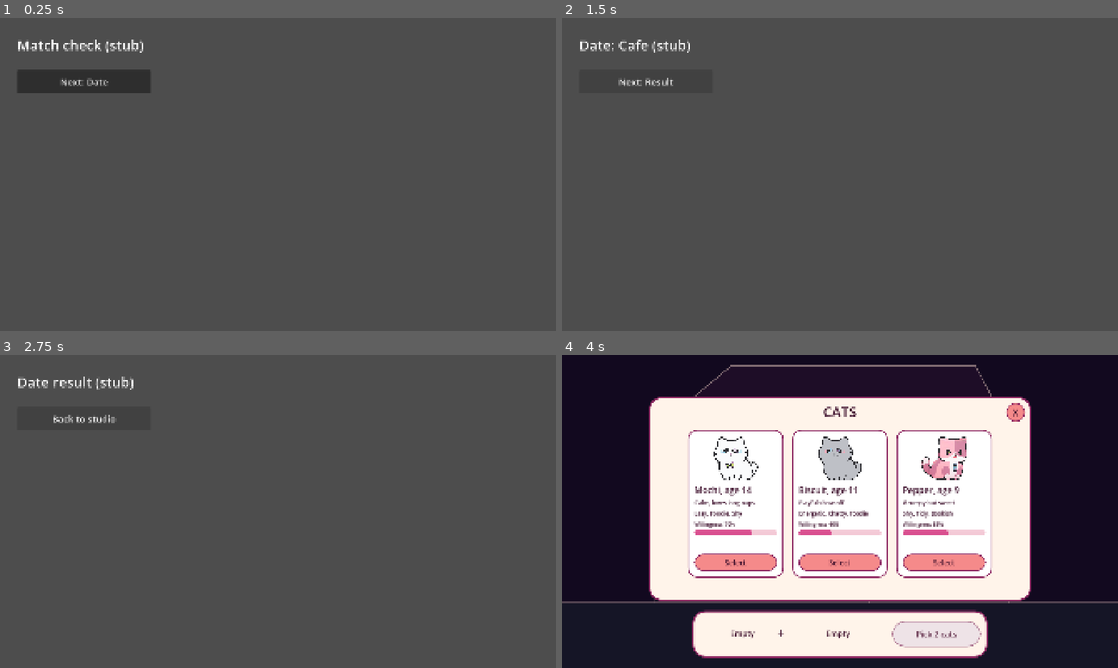
Above: before the commit, frames 1-4 (two rows, left to right).
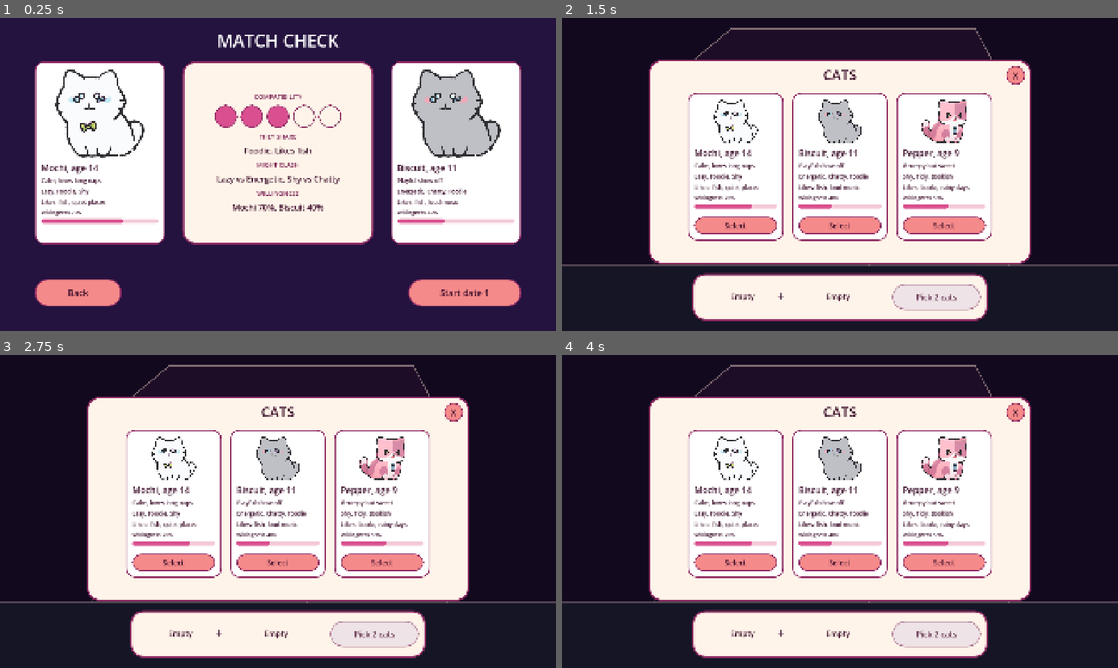
Above: after the commit, the same moments.

Repository: aruorg/pawfect-match-game
Game: Godot game, scene res://scenes/match_check.tscn
Same seed, same stepped clock (60 frames per second), same inputs: the game is played once before the commit and once after it. This scene is started directly instead of the project's main scene.
Inputs (mouse positions are in pixels of both pictures, inside the frame that each line leads up to):
- Up to frame 1 (0.25 s): no input
- Up to frame 2 (1.5 s): click (639, 293) at 0.5 s, where only the run after the commit has a clickable "Back"; click (645, 80) at 1.25 s, where only the run before the commit has a clickable "Next: Date"
- Up to frame 3 (2.75 s): click (83, 417) at 2 s, where only the run before the commit has a clickable "Next: Result"
- Up to frame 4 (4 s): click (645, 417) at 2.75 s, where only the run before the commit has a clickable "Back to studio"; click (884, 495) at 3.52 s

The runs differ from the first frame. In frame 1, 100% of the frame differs, in the area x 0-100%, y 0-100%; in frame 2, 99%; in frame 3, 99%; in frame 4, 2.0%.

Commit message:
Build match check with compatibility formula
Co-Authored-By: Claude Fable 5.2 <noreply@anthropic.com>

Diff:
--- a/scenes/cat_card.tscn
+++ b/scenes/cat_card.tscn
@@ -40,6 +40,12 @@
 text = "Trait, Trait, Trait"
 autowrap_mode = 3
 
+[node name="LikesLabel" type="Label" parent="Margin/Rows"]
+layout_mode = 2
+theme_override_font_sizes/font_size = 20
+text = "Likes: thing, thing"
+autowrap_mode = 3
+
 [node name="WillingnessLabel" type="Label" parent="Margin/Rows"]
 layout_mode = 2
 theme_override_font_sizes/font_size = 18
--- a/scenes/match_check.tscn
+++ b/scenes/match_check.tscn
@@ -1,6 +1,8 @@
-[gd_scene load_steps=2 format=3]
+[gd_scene load_steps=4 format=3]
 
 [ext_resource type="Script" path="res://scripts/match_check.gd" id="1_script"]
+[ext_resource type="Theme" path="res://assets/ui/lofi_theme.tres" id="2_theme"]
+[ext_resource type="PackedScene" path="res://scenes/cat_card.tscn" id="3_card"]
 
 [node name="MatchCheck" type="Control"]
 layout_mode = 3
@@ -9,24 +11,130 @@
 anchor_bottom = 1.0
 grow_horizontal = 2
 grow_vertical = 2
+theme = ExtResource("2_theme")
 script = ExtResource("1_script")
+
+[node name="Background" type="ColorRect" parent="."]
+layout_mode = 1
+anchors_preset = 15
+anchor_right = 1.0
+anchor_bottom = 1.0
+grow_horizontal = 2
+grow_vertical = 2
+color = Color(0.141, 0.071, 0.247, 1)
 
 [node name="TitleLabel" type="Label" parent="."]
 layout_mode = 0
-offset_left = 60.0
-offset_top = 60.0
-offset_right = 1000.0
-offset_bottom = 140.0
-theme_override_font_sizes/font_size = 48
-text = "Match check (stub)"
+offset_top = 36.0
+offset_right = 1920.0
+offset_bottom = 120.0
+theme_override_colors/font_color = Color(1, 1, 1, 1)
+theme_override_font_sizes/font_size = 60
+text = "MATCH CHECK"
+horizontal_alignment = 1
 
-[node name="NextButton" type="Button" parent="."]
+[node name="CardA" parent="." instance=ExtResource("3_card")]
 layout_mode = 0
-offset_left = 60.0
-offset_top = 180.0
-offset_right = 520.0
-offset_bottom = 260.0
-theme_override_font_sizes/font_size = 32
-text = "Next: Date"
+offset_left = 120.0
+offset_top = 150.0
+offset_right = 570.0
+offset_bottom = 780.0
 
-[connection signal="pressed" from="NextButton" to="." method="_on_next_button_pressed"]
+[node name="CardB" parent="." instance=ExtResource("3_card")]
+layout_mode = 0
+offset_left = 1350.0
+offset_top = 150.0
+offset_right = 1800.0
+offset_bottom = 780.0
+
+[node name="InfoPanel" type="Panel" parent="."]
+layout_mode = 0
+offset_left = 630.0
+offset_top = 150.0
+offset_right = 1290.0
+offset_bottom = 780.0
+
+[node name="Rows" type="VBoxContainer" parent="InfoPanel"]
+layout_mode = 0
+offset_left = 30.0
+offset_top = 30.0
+offset_right = 630.0
+offset_bottom = 600.0
+theme_override_constants/separation = 14
+alignment = 1
+
+[node name="CompatibilityTitle" type="Label" parent="InfoPanel/Rows"]
+layout_mode = 2
+theme_override_colors/font_color = Color(0.478, 0.122, 0.322, 1)
+theme_override_font_sizes/font_size = 22
+text = "COMPATIBILITY"
+horizontal_alignment = 1
+
+[node name="Hearts" type="HBoxContainer" parent="InfoPanel/Rows"]
+custom_minimum_size = Vector2(0, 78)
+layout_mode = 2
+theme_override_constants/separation = 12
+alignment = 1
+
+[node name="SharedTitle" type="Label" parent="InfoPanel/Rows"]
+layout_mode = 2
+theme_override_colors/font_color = Color(0.478, 0.122, 0.322, 1)
+theme_override_font_sizes/font_size = 22
+text = "THEY SHARE"
+horizontal_alignment = 1
+
+[node name="SharedLabel" type="Label" parent="InfoPanel/Rows"]
+layout_mode = 2
+theme_override_font_sizes/font_size = 28
+text = "Shared things"
+horizontal_alignment = 1
+autowrap_mode = 3
+
+[node name="ClashTitle" type="Label" parent="InfoPanel/Rows"]
+layout_mode = 2
+theme_override_colors/font_color = Color(0.478, 0.122, 0.322, 1)
+theme_override_font_sizes/font_size = 22
+text = "MIGHT CLASH"
+horizontal_alignment = 1
+
+[node name="ClashLabel" type="Label" parent="InfoPanel/Rows"]
+layout_mode = 2
+theme_override_font_sizes/font_size = 28
+text = "Clashes"
+horizontal_alignment = 1
+autowrap_mode = 3
+
+[node name="WillingnessTitle" type="Label" parent="InfoPanel/Rows"]
+layout_mode = 2
+theme_override_colors/font_color = Color(0.478, 0.122, 0.322, 1)
+theme_override_font_sizes/font_size = 22
+text = "WILLINGNESS"
+horizontal_alignment = 1
+
+[node name="WillingnessLabel" type="Label" parent="InfoPanel/Rows"]
+layout_mode = 2
+theme_override_font_sizes/font_size = 28
+text = "Cat 0%, Cat 0%"
+horizontal_alignment = 1
+autowrap_mode = 3
+
+[node name="BackButton" type="Button" parent="."]
+layout_mode = 0
+offset_left = 120.0
+offset_top = 900.0
+offset_right = 420.0
+offset_bottom = 996.0
+theme_override_font_sizes/font_size = 30
+text = "Back"
+
+[node name="StartDateButton" type="Button" parent="."]
+layout_mode = 0
+offset_left = 1410.0
+offset_top = 900.0
+offset_right = 1800.0
+offset_bottom = 996.0
+theme_override_font_sizes/font_size = 30
+text = "Start date 1"
+
+[connection signal="pressed" from="BackButton" to="." method="_on_back_button_pressed"]
+[connection signal="pressed" from="StartDateButton" to="." method="_on_start_date_button_pressed"]
--- a/scripts/cat_card.gd
+++ b/scripts/cat_card.gd
@@ -15,6 +15,7 @@
 @onready var name_label: Label = $Margin/Rows/NameLabel
 @onready var personality_label: Label = $Margin/Rows/PersonalityLabel
 @onready var traits_label: Label = $Margin/Rows/TraitsLabel
+@onready var likes_label: Label = $Margin/Rows/LikesLabel
 @onready var willingness_label: Label = $Margin/Rows/WillingnessLabel
 @onready var willingness_bar: ProgressBar = $Margin/Rows/WillingnessBar
 @onready var select_button: Button = $Margin/Rows/SelectButton
@@ -29,8 +30,16 @@
 	personality_label.text = cat["personality"]
 	# join() glues the list of traits into one text: "Lazy, Foodie, Shy"
 	traits_label.text = ", ".join(PackedStringArray(cat["traits"]))
+	likes_label.text = "Likes: " + ", ".join(PackedStringArray(cat["likes"]))
 	willingness_label.text = "Willingness %d%%" % cat["willingness"]
 	willingness_bar.value = cat["willingness"]
+
+
+## Turns the card into a "just looking" card for screens where the cat is
+## already picked: no Select button, and a bigger portrait.
+func show_as_profile() -> void:
+	select_button.hide()
+	portrait.custom_minimum_size.y = 315
 
 
 ## Changes how the card looks when its cat is picked or not picked.
--- /dev/null
+++ b/scripts/compatibility.gd
@@ -0,0 +1,46 @@
+class_name Compatibility
+extends RefCounted
+## Works out how well two cats fit together.
+##
+## The rule: start at 3 hearts, add 1 for every trait or like the cats share,
+## take away 1 for every clash, and keep the result between 0 and 5.
+## Other scripts use it with: Compatibility.check(cat_a, cat_b)
+
+const START_HEARTS := 3
+const MAX_HEARTS := 5
+
+## Pairs of opposite traits. If one cat has the first trait and the other cat
+## has the second (or the other way round), that counts as one clash.
+const CLASHES := [
+	["Lazy", "Energetic"],
+	["Shy", "Chatty"],
+]
+
+
+## Compares two cats and returns a Dictionary with three entries:
+##   "hearts":  a number from 0 to 5
+##   "shared":  a list of texts, for example ["Foodie", "Likes fish"]
+##   "clashes": a list of texts, for example ["Lazy vs Energetic"]
+static func check(cat_a: Dictionary, cat_b: Dictionary) -> Dictionary:
+	var shared: Array = []
+	for trait_name in cat_a["traits"]:
+		if cat_b["traits"].has(trait_name):
+			shared.append(trait_name)
+	for like in cat_a["likes"]:
+		if cat_b["likes"].has(like):
+			shared.append("Likes " + like)
+
+	var clashes: Array = []
+	for pair in CLASHES:
+		var first: String = pair[0]
+		var second: String = pair[1]
+		# The text always names cat A's trait first.
+		if cat_a["traits"].has(first) and cat_b["traits"].has(second):
+			clashes.append("%s vs %s" % [first, second])
+		elif cat_a["traits"].has(second) and cat_b["traits"].has(first):
+			clashes.append("%s vs %s" % [second, first])
+
+	# clampi() keeps the number inside the range 0 to MAX_HEARTS.
+	var hearts: int = clampi(START_HEARTS + shared.size() - clashes.size(), 0, MAX_HEARTS)
+
+	return {"hearts": hearts, "shared": shared, "clashes": clashes}
--- a/scripts/match_check.gd
+++ b/scripts/match_check.gd
@@ -1,6 +1,73 @@
 extends Control
-## Match check screen. Stub for now: only a title and a button.
+## Match check screen: shows the two picked cats and how well they fit.
+
+## Hearts are drawn as circles for now (no heart picture yet).
+const HEART_SIZE := Vector2(78, 78)
+const HEART_FILLED_COLOR := Color(0.851, 0.31, 0.561)
+const HEART_BORDER_COLOR := Color(0.557, 0.165, 0.388)
+
+@onready var card_a = $CardA
+@onready var card_b = $CardB
+@onready var hearts_row: HBoxContainer = $InfoPanel/Rows/Hearts
+@onready var shared_label: Label = $InfoPanel/Rows/SharedLabel
+@onready var clash_label: Label = $InfoPanel/Rows/ClashLabel
+@onready var willingness_label: Label = $InfoPanel/Rows/WillingnessLabel
 
 
-func _on_next_button_pressed() -> void:
+func _ready() -> void:
+	# Normally the cat picker has stored a pair. If this screen is run on its
+	# own for testing (F6 in the editor), use the first two cats instead.
+	if GameState.cat_a.is_empty() or GameState.cat_b.is_empty():
+		GameState.cat_a = CatData.CATS[0]
+		GameState.cat_b = CatData.CATS[1]
+
+	var cat_a: Dictionary = GameState.cat_a
+	var cat_b: Dictionary = GameState.cat_b
+
+	card_a.setup(cat_a)
+	card_a.show_as_profile()
+	card_b.setup(cat_b)
+	card_b.show_as_profile()
+
+	# Ask the shared formula how well these two fit.
+	var result: Dictionary = Compatibility.check(cat_a, cat_b)
+	_show_hearts(result["hearts"])
+	shared_label.text = _as_text(result["shared"], "Nothing in common")
+	clash_label.text = _as_text(result["clashes"], "No clashes")
+	willingness_label.text = "%s %d%%, %s %d%%" % [
+		cat_a["name"], cat_a["willingness"],
+		cat_b["name"], cat_b["willingness"],
+	]
+
+
+## Draws the row of hearts: the first "filled_count" are filled, the rest empty.
+func _show_hearts(filled_count: int) -> void:
+	for i in Compatibility.MAX_HEARTS:
+		var style := StyleBoxFlat.new()
+		style.set_corner_radius_all(int(HEART_SIZE.x / 2))
+		style.set_border_width_all(4)
+		style.border_color = HEART_BORDER_COLOR
+		if i < filled_count:
+			style.bg_color = HEART_FILLED_COLOR
+		else:
+			style.bg_color = Color(0, 0, 0, 0)  # see-through = empty heart
+
+		var heart := Panel.new()
+		heart.custom_minimum_size = HEART_SIZE
+		heart.add_theme_stylebox_override("panel", style)
+		hearts_row.add_child(heart)
+
+
+## Turns a list into one line of text, or a fallback text if the list is empty.
+func _as_text(items: Array, text_if_empty: String) -> String:
+	if items.is_empty():
+		return text_if_empty
+	return ", ".join(PackedStringArray(items))
+
+
+func _on_back_button_pressed() -> void:
+	get_tree().change_scene_to_file("res://scenes/cat_picker.tscn")
+
+
+func _on_start_date_button_pressed() -> void:
 	get_tree().change_scene_to_file("res://scenes/date.tscn")
Not shown, added: scripts/compatibility.gd.uid
